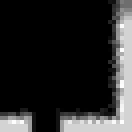
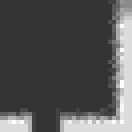
Layers edited between the first and the second 132px x 132px image:
added layer "Layer 7" (20%) above "Layer 6" over [0, 0, 132, 132]
